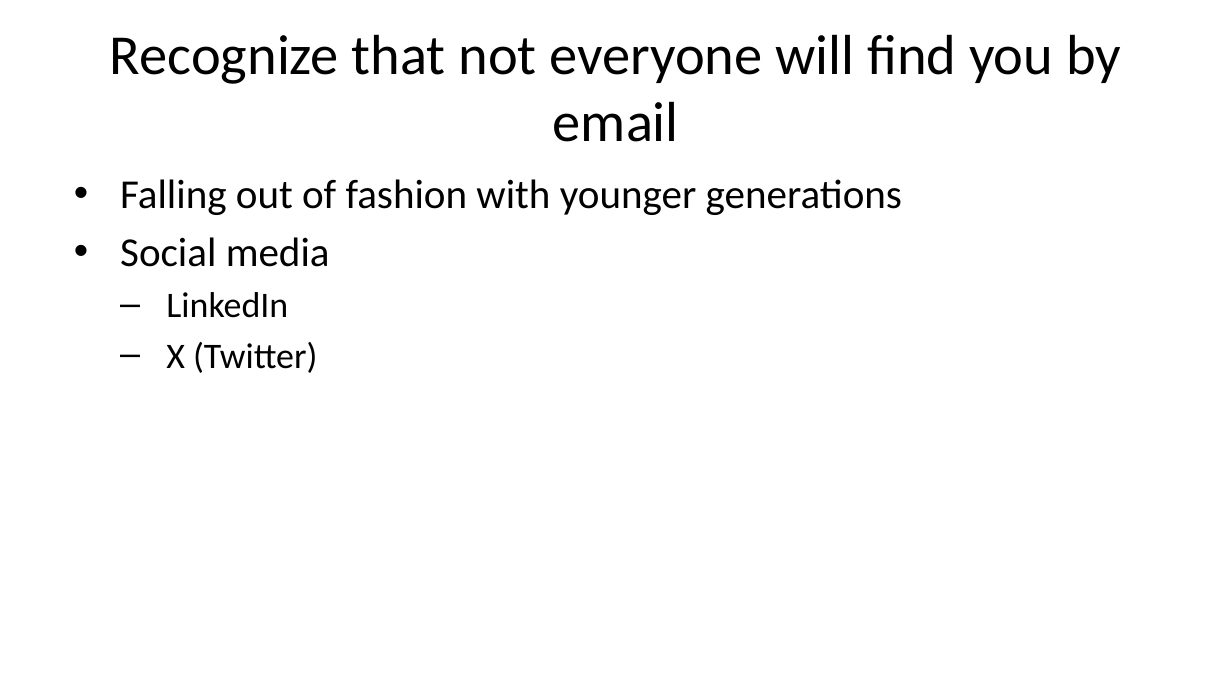
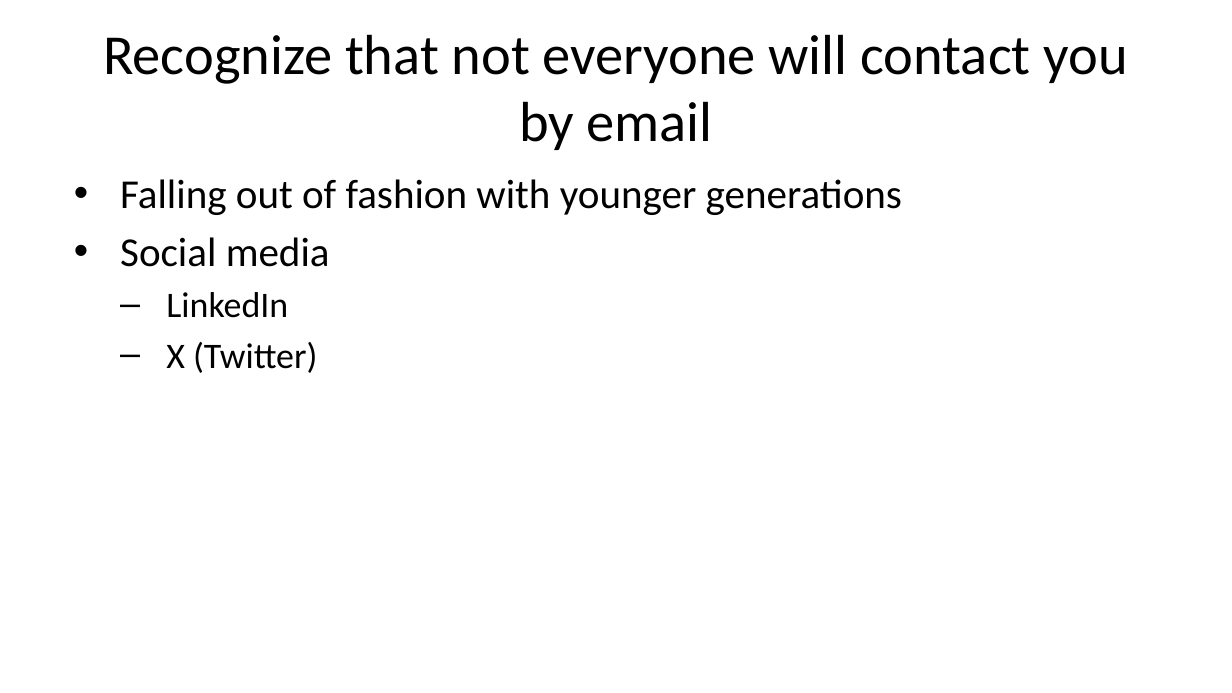
Before and after one commit to pmean/talks, a slide deck: slide 30 of finding-customers/2024-05.pptx. Drawn at 1232x693 pixels with LibreOffice and Linux fonts; fonts in the diff are those of the drawing. Boxes give left, top, right and bottom in pixels: in the first picture for what was removed or moved away, otherwise in the second. Text is boxed around its words. In the diff, an @@ line names an element or a change of style, - is before the commit and + after.

```diff
--- a/finding-customers/2024-05.pptx
+++ b/finding-customers/2024-05.pptx
@@ title at (103, 34, 1127, 150): text changed @@
-Recognize that not everyone will find you by email
+Recognize that not everyone will contact you by email
```
Also in this commit, not shown: 6 other slides changed, 6 slides added, 1 other file.
